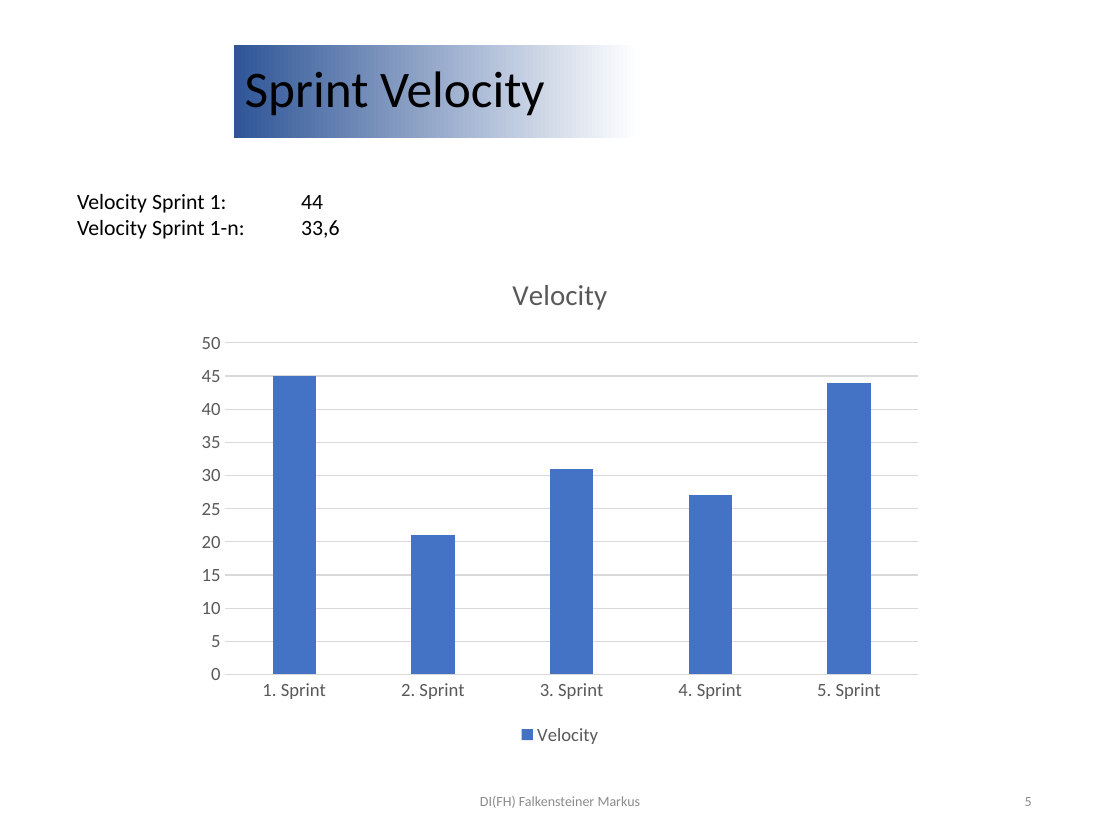
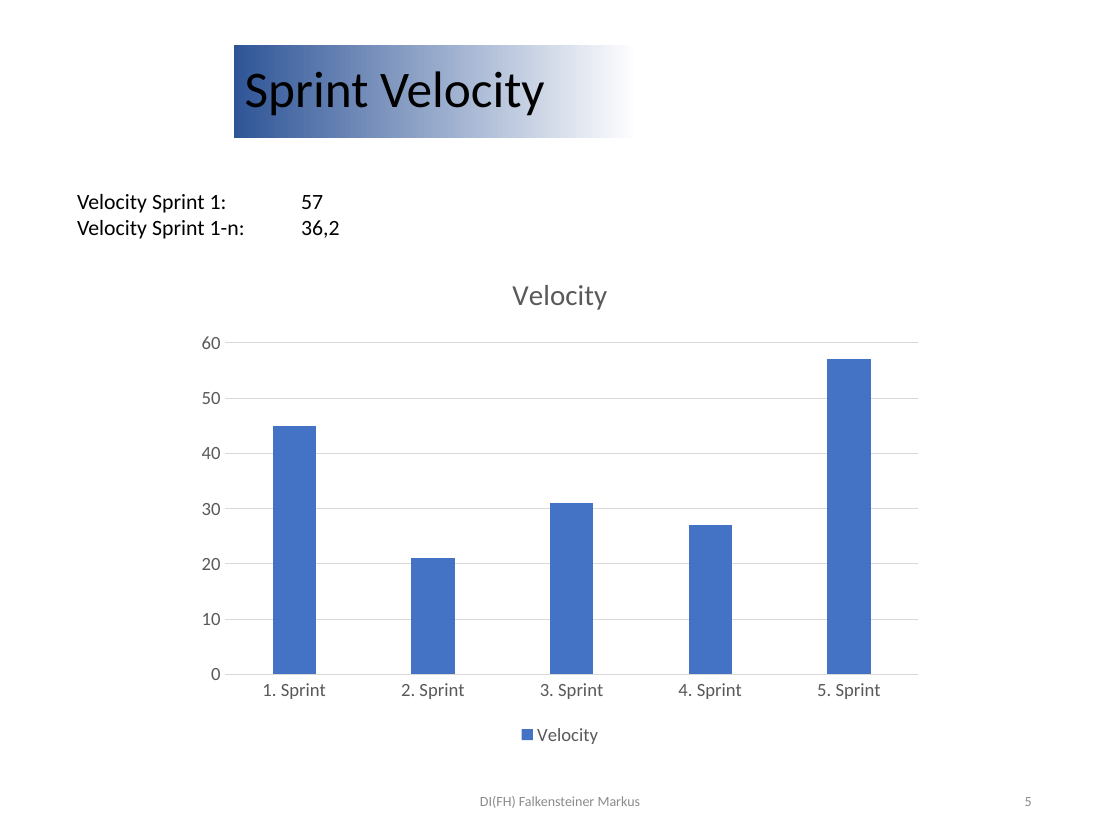
Before and after one commit to Mbot2-Group5/Dokumente, a slide deck: slide 5 of SprintReview-5.pptx. Drawn at 1120x840 pixels with LibreOffice and Linux fonts; fonts in the diff are those of the drawing; background and template pictures are left out. Boxes give left, top, right and bottom in pixels: in the first picture for what was removed or moved away, otherwise in the second. Text is boxed around its words. In the diff, an @@ line names an element or a change of style, - is before the commit and + after.

Commit message:
Update Sprint 5

```diff
--- a/SprintReview-5.pptx
+++ b/SprintReview-5.pptx
@@ text at box(77, 194, 340, 239): text changed @@
-Velocity Sprint 1: 44
-Velocity Sprint 1-n: 33,6
+Velocity Sprint 1: 57
+Velocity Sprint 1-n: 36,2
@@ column chart at box(187, 252, 934, 749) @@
@@ Velocity, 5. Sprint: 44 to 57 @@
```
Also in this commit, not shown: 4 other slides changed, 1 other file.
